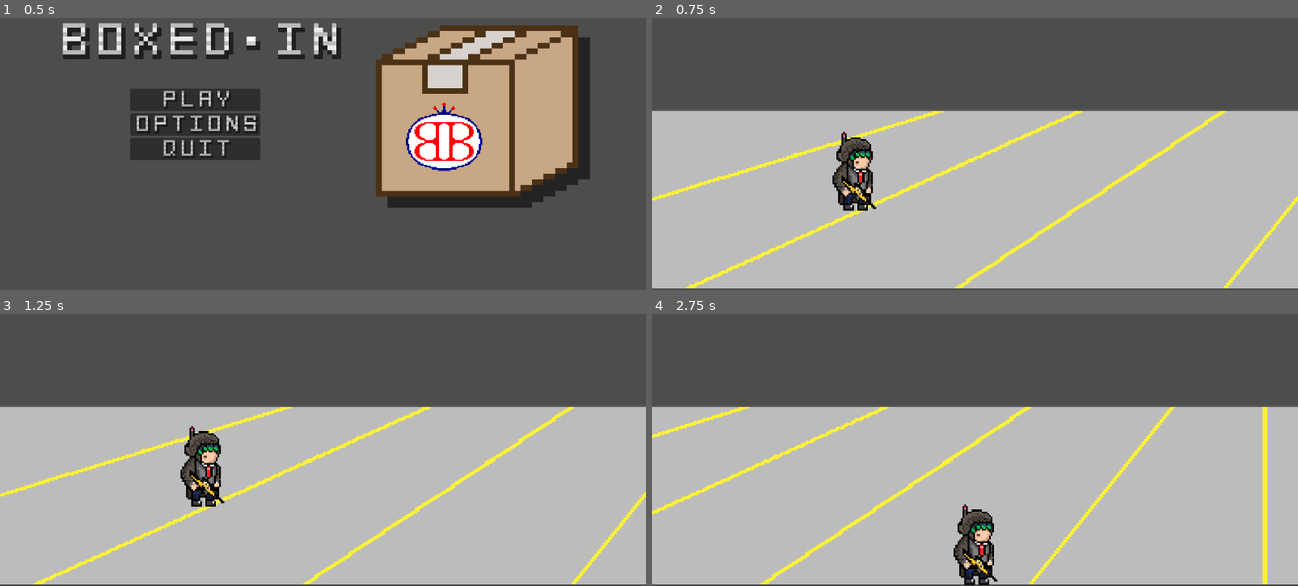
Above: before the commit, frames 1-4 (two rows, left to right).
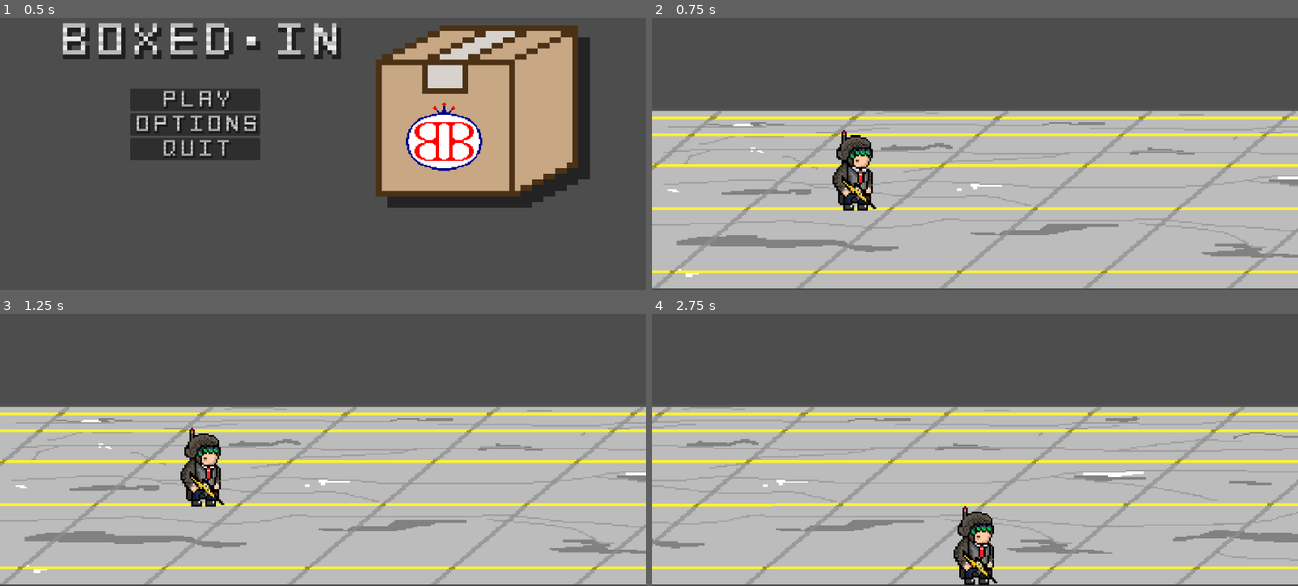
Above: after the commit, the same moments.

Repository: Brikeuh/BoxedIn
Game: Godot game, scene res://scenes/menu.tscn
The game is run twice, just before and just after one commit, with the same random seed, the same clock (stepped at 60 frames per second) and the same inputs.
Inputs:
- Up to frame 1 (0.5 s): no input
- Up to frame 2 (0.75 s): click "play" at 0.5 s
- Up to frame 3 (1.25 s): no input
- Up to frame 4 (2.75 s): hold D (right) 1.28-2.03 s; hold Space (Attack) 1.28-2.03 s; hold S (down) from 2.03 s (still down); tap Space (Attack) at 2.1 s

Frame 1 is identical in both runs. In frame 2, 15% of the frame differs, in the area x 0-100%, y 34-100%; in frame 3, 15%; in frame 4, 15%.

Commit message:
Made changed to warehouse floor art, added a left handed sprite for Staple Sniper Idle animation.

Diff:
--- a/scenes/player.tscn
+++ b/scenes/player.tscn
@@ -1,7 +1,7 @@
 [gd_scene load_steps=12 format=3 uid="uid://b6ikihaq3ps8n"]
 
 [ext_resource type="Script" path="res://scripts/playerControl.gd" id="1_wra55"]
-[ext_resource type="Texture2D" uid="uid://bhohanh5y8dft" path="res://assets/sprites/StapleSniper.png" id="2_mtxd7"]
+[ext_resource type="Texture2D" uid="uid://bhohanh5y8dft" path="res://assets/sprites/StapleSniper_Idle_Right.png" id="2_mtxd7"]
 
 [sub_resource type="AtlasTexture" id="AtlasTexture_aufte"]
 atlas = ExtResource("2_mtxd7")
@@ -57,7 +57,7 @@
 }],
 "loop": true,
 "name": &"staple_gunner_idle",
-"speed": 5.0
+"speed": 10.0
 }]
 
 [sub_resource type="RectangleShape2D" id="RectangleShape2D_4fp3b"]
--- a/scenes/playtest.tscn
+++ b/scenes/playtest.tscn
@@ -1,8 +1,8 @@
 [gd_scene load_steps=6 format=3 uid="uid://ig3x4ae4yvvd"]
 
 [ext_resource type="PackedScene" uid="uid://b6ikihaq3ps8n" path="res://scenes/player.tscn" id="1_dbl2g"]
+[ext_resource type="Texture2D" uid="uid://dj8k5j46m2ev3" path="res://assets/sprites/Warehouse_Floor.png" id="1_l0mk7"]
 [ext_resource type="PackedScene" uid="uid://bs37qypqfq60c" path="res://scenes/box_enemy.tscn" id="2_4woor"]
-[ext_resource type="Texture2D" uid="uid://d3b5tkfxowboo" path="res://assets/sprites/Warehouse_Foreground.png" id="2_jsvbe"]
 
 [sub_resource type="RectangleShape2D" id="RectangleShape2D_c4tn7"]
 size = Vector2(22, 664)
@@ -16,14 +16,14 @@
 offset_top = 168.0
 offset_right = 1152.0
 offset_bottom = 648.0
-texture = ExtResource("2_jsvbe")
+texture = ExtResource("1_l0mk7")
 
 [node name="TextureRect" type="TextureRect" parent="TextureRect"]
 layout_mode = 0
 offset_left = 1152.0
 offset_right = 2304.0
 offset_bottom = 480.0
-texture = ExtResource("2_jsvbe")
+texture = ExtResource("1_l0mk7")
 
 [node name="StaticBody2D" type="StaticBody2D" parent="." groups=["Terrain"]]
 
Binary file added: assets/sprites/StapleSniper_Idle_Left.png
Not shown, added: assets/sprites/StapleSniper_Idle_Left.png.import
Renamed: assets/sprites/StapleSniper.png -> assets/sprites/StapleSniper_Idle_Right.png
Not shown, added: assets/sprites/StapleSniper_Idle_Right.png.import
Binary file added: assets/sprites/Warehouse_Floor.png
Not shown, changed: assets/sprites/Warehouse_Floor.png.import
Binary file removed: assets/sprites/Warehouse_Foreground.png
